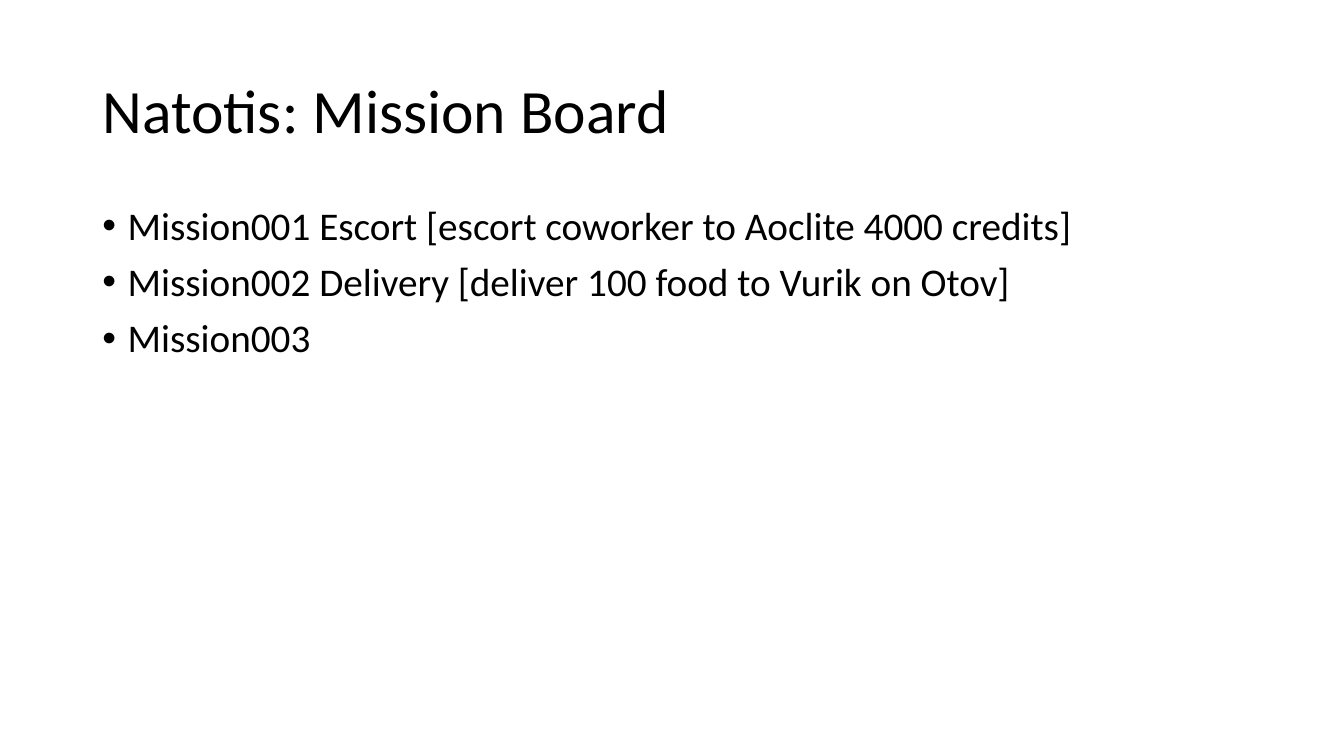
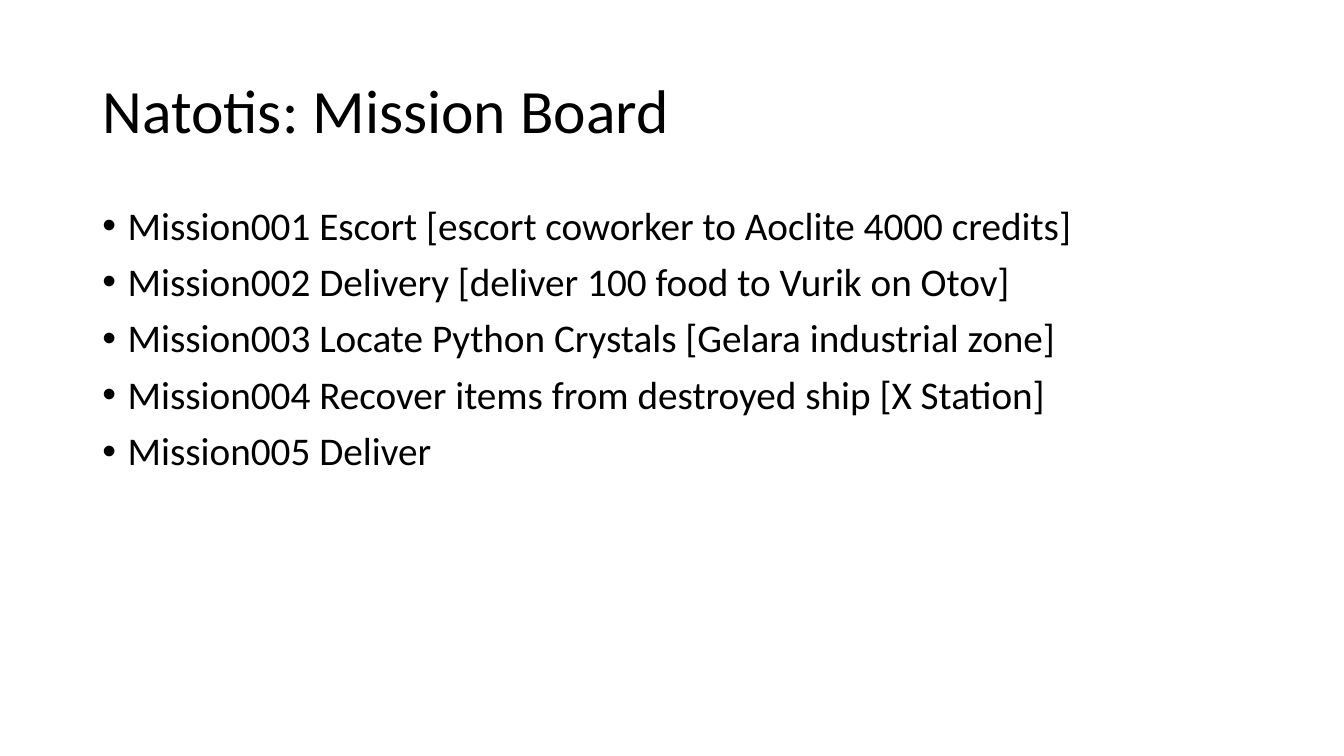
Before and after one commit to johnnyjonesjr90/Space-Game, a slide deck: slide 5 of Galaxy_Business-master/GalaxyBusiness/Space Merchant.pptx. Drawn at 1344x756 pixels with LibreOffice and Linux fonts; fonts in the diff are those of the drawing. Boxes give left, top, right and bottom in pixels: in the first picture for what was removed or moved away, otherwise in the second. Text is boxed around its words. In the diff, an @@ line names an element or a change of style, - is before the commit and + after.

```diff
--- a/Galaxy_Business-master/GalaxyBusiness/Space Merchant.pptx
+++ b/Galaxy_Business-master/GalaxyBusiness/Space Merchant.pptx
@@ text at (128, 323, 1055, 466): text changed @@
-• Mission003
+• Mission003 Locate Python Crystals [Gelara industrial zone]
+• Mission004 Recover items from destroyed ship [X Station]
+• Mission005 Deliver
```
Also in this commit, not shown: 1 slide added, 19 other files.
